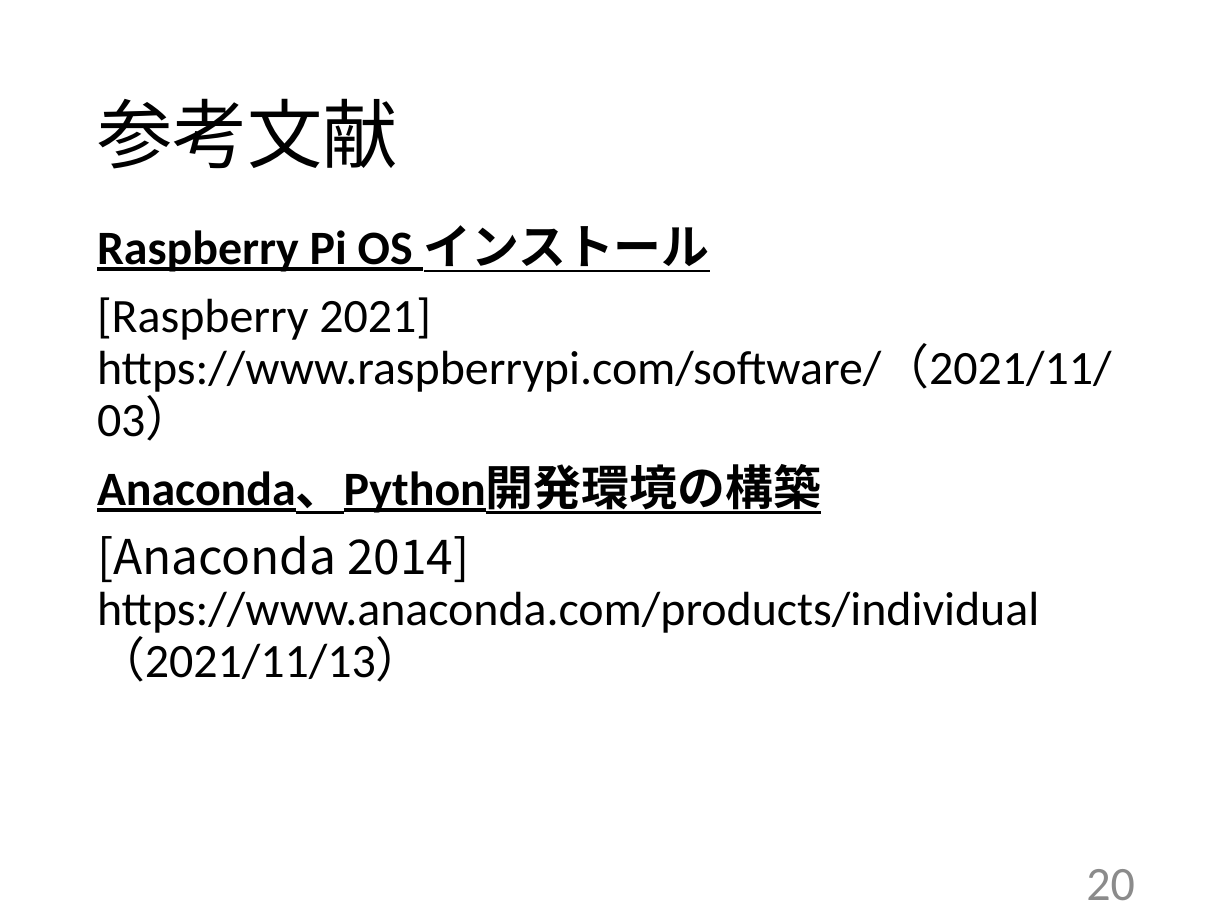
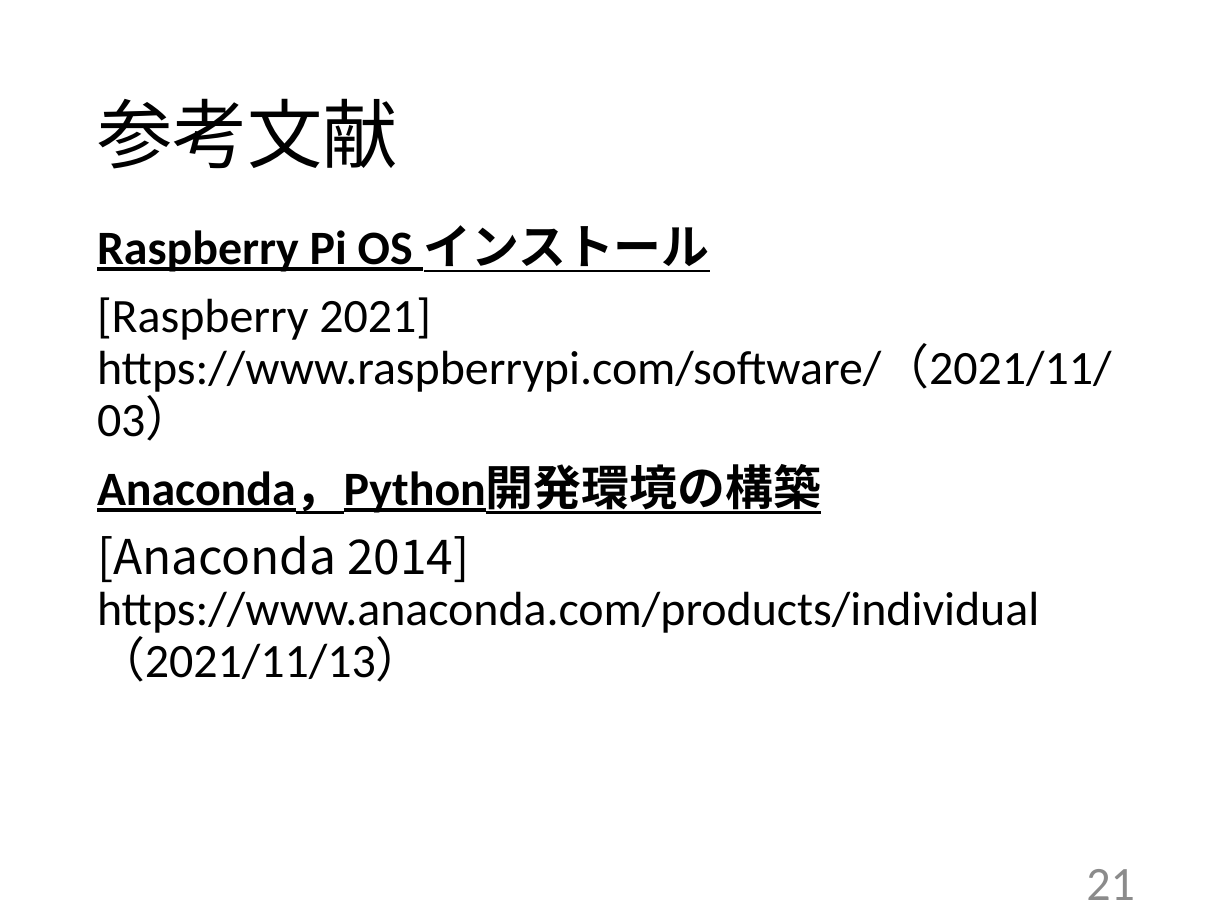
Before and after one commit to kait-takanolab/1821086_matsuo_thesis, a slide deck: slide 21 of 発表用/1821086_卒業研究発表会.pptx (slide 20 before the commit). Drawn at 1232x924 pixels with LibreOffice and Linux fonts; fonts in the diff are those of the drawing. Boxes give left, top, right and bottom in pixels: in the first picture for what was removed or moved away, otherwise in the second. Text is boxed around its words. In the diff, an @@ line names an element or a change of style, - is before the commit and + after.

```diff
--- a/発表用/1821086_卒業研究発表会.pptx
+++ b/発表用/1821086_卒業研究発表会.pptx
@@ text at [97,465,821,514]: text changed @@
-Anaconda、Python開発環境の構築
+Anaconda，Python開発環境の構築
@@ page number at [1086,869,1134,900]: text changed @@
-20
+21
```
Also in this commit, not shown: 1 other slide changed, 1 slide added, 2 other files.
